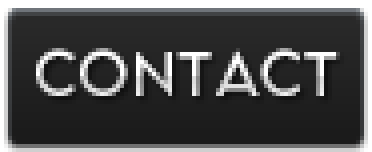
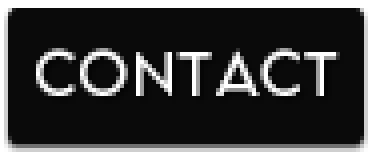
Two versions of the same layered image (372x152). Layer-by-layer changes:
pixels changed over [8, 8, 364, 144] (layer not identified)
